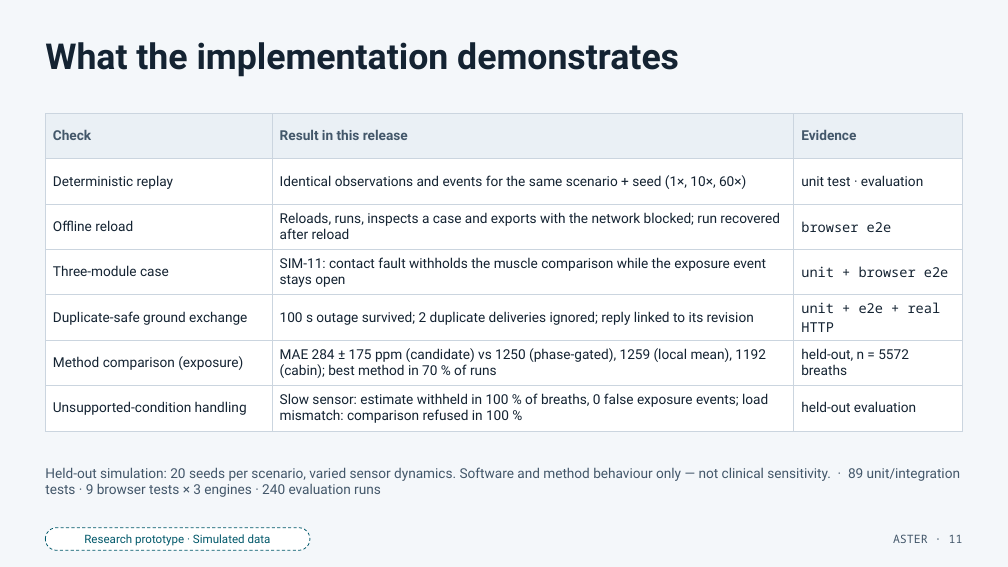
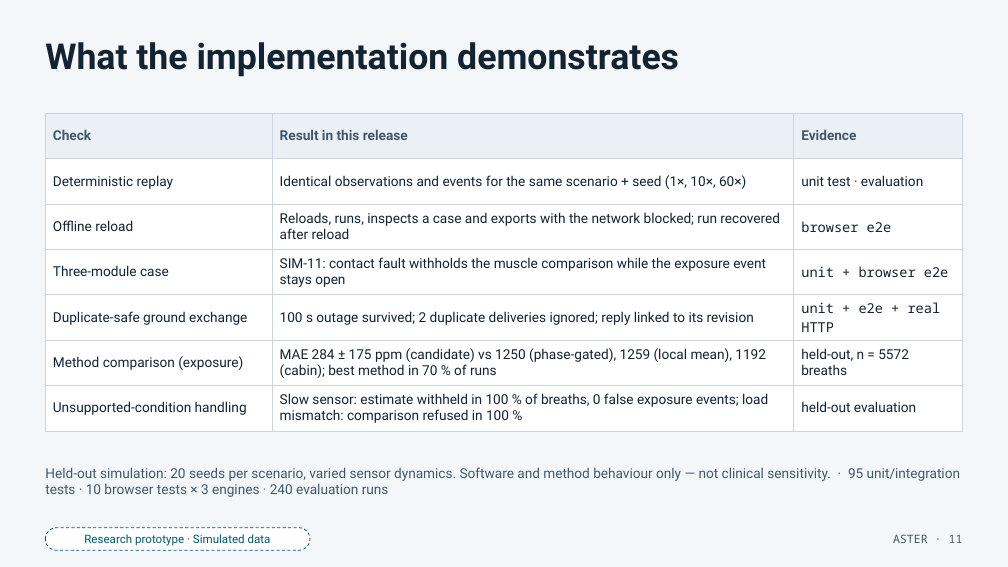
Before and after one commit to emreaskinsoftware/NasaSpaceApps, a slide deck: slide 11 of deliverables/presentation/ASTER_Product_Overview.pptx. Drawn at 1008x567 pixels with LibreOffice and Linux fonts; fonts in the diff are those of the drawing. Boxes give left, top, right and bottom in pixels: in the first picture for what was removed or moved away, otherwise in the second. Text is boxed around its words. In the diff, an @@ line names an element or a change of style, - is before the commit and + after.

Commit message:
Add team to the decks, refresh evaluation, tests and documents
Competition deck is the seven-slide English ASTER_Short_Pitch; team captain
and members are on its title and closing slides. Evaluation and test counts
regenerated for engine 1.0.1 (95 unit tests, 10 browser tests per engine).

```diff
--- a/deliverables/presentation/ASTER_Product_Overview.pptx
+++ b/deliverables/presentation/ASTER_Product_Overview.pptx
@@ text at (45,467,960,497): text changed @@
-Held-out simulation: 20 seeds per scenario, varied sensor dynamics. Software and method behaviour only — not clinical sensitivity. · 89 unit/integration tests · 9 browser tests × 3 engines · 240 evaluation runs
+Held-out simulation: 20 seeds per scenario, varied sensor dynamics. Software and method behaviour only — not clinical sensitivity. · 95 unit/integration tests · 10 browser tests × 3 engines · 240 evaluation runs
```
Also in this commit, not shown: 2 other slides changed, 42 other files.
